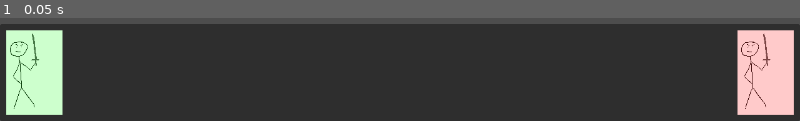
Above: before the commit, frame 1.
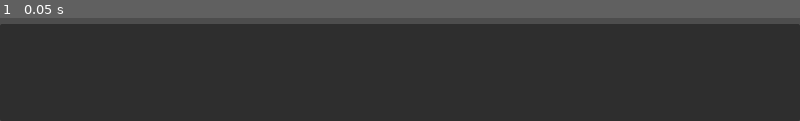
Above: after the commit, the same moment.

Repository: SlipperyScope/en-carde
Game: Godot game, scene res://main.tscn
The game is run twice, just before and just after one commit, with the same random seed, the same clock (stepped at 60 frames per second) and the same inputs.
Inputs:
- Up to frame 1 (0.05 s): no input

The runs differ from the first frame. In frame 1, 12% of the frame differs, in the area x 0-100%, y 11-95%.
Error before the commit: Out of bounds get index '0' (on base: 'Array[Finger]') (res://UI/bleh/bench.gd:42)
Error after the commit: Out of bounds get index '0' (on base: 'Array[Finger]') (res://UI/bleh/bench.gd:44)

Commit message:
they can do the ol' back n forth

Diff:
--- a/Andrew/main_andrew.gd
+++ b/Andrew/main_andrew.gd
@@ -4,8 +4,8 @@
 var _has_discarded:bool = false
 var _controller:ServerTwoPointOh = null
 var _pendingPlayCardID:String = "xxx"
-
 var _cardIDs:Array[String] = []
+var _playIsAllowed:bool = false
 
 func _ready() -> void:
 	# Wire Server
@@ -15,17 +15,9 @@
 	%server_two_point_oh.test_play_card_answer.connect(_on_test_play_card_answer)
 
 	# Wire UI
+	%bench.card_selected.connect(_on_card_selected)
 	%bench.card_drawn.connect(_on_card_drawn)
 	%bench.card_activated.connect(_on_card_activated)
-
-	# Update UI
-	#%bench.SetDrawCount(main_deck.size())
-	#print(player1_hand.size())
-	#for i in range(Global.CARDS_IN_HAND):
-	#	if i < player1_hand.size():
-	#		%bench.SetCardAt(i, player1_hand.cards[i])
-	#	else:
-	#		%bench.SetCardAt(i, null)
 
 func _on_game_started(controller:ServerTwoPointOh) -> void:
 	_controller = controller
@@ -35,6 +27,9 @@
 	_cardIDs.append(id)
 	%bench.AddCardToHand(_controller.carddb[id])
 
+func _on_card_selected(index:int) -> void:
+	_controller.test_play_card.rpc_id(1, multiplayer.get_unique_id(), _pendingPlayCardID)
+
 func _on_hand_ready() -> void:
 	pass
 
@@ -42,12 +37,14 @@
 	pass
 
 func _on_card_activated(index:int) -> void:
-	_pendingPlayCardID = _cardIDs[index]
-	_controller.test_play_card.rpc_id(1, multiplayer.get_unique_id(), _pendingPlayCardID)
+	_controller.play_card.rpc_id(1, multiplayer.get_unique_id(), _cardIDs[index])
+	_on_test_play_card_answer(false)
 
 func _on_test_play_card_answer(canPlay: bool) -> void:
+	_playIsAllowed = canPlay
+	%bench.AllowPlay(canPlay)
 	if canPlay:
+		pass
 		# Animate card
-		_controller.play_card.rpc_id(1, multiplayer.get_unique_id(), _pendingPlayCardID)
 	else:
 		pass # wiggle card or something idk
--- a/Andrew/server_two_point_oh.gd
+++ b/Andrew/server_two_point_oh.gd
@@ -49,7 +49,7 @@
 	game_state.deck.shuffle()
 
 	for p in game_state.players:
-		p.cards = game_state.deck.take_from(2).map(func ids(c): return c.id)
+		p.cards = game_state.deck.take_from(6).map(func ids(c): return c.id)
 		set_hand.rpc_id(p.id, p.cards)
 
 func deal(count: int):
--- a/UI/bleh/bench.gd
+++ b/UI/bleh/bench.gd
@@ -2,10 +2,12 @@
 
 var _fingerScene:PackedScene = preload("res://UI/bleh/finger.tscn")
 
+signal card_selected(index:int)
 signal card_activated(index:int)
 signal card_drawn()
 
 var _fingers:Array[Finger] = []
+var _canPlay:bool = false
 
 func _ready() -> void:
 	%draw_pile_hit_area.mouse_entered.connect(_on_draw_pile_mouse_entered)
@@ -41,12 +43,17 @@
 func SetCardAt(index:int, data:CardData) -> void:
 	_fingers[index].ConfigureCard(data)
 
+func AllowPlay(canPlay:bool) ->void:
+	_canPlay = canPlay
+	for finger in _fingers:
+		finger.SetCanPlay(canPlay)
+
 # Clicked on card slot the frist time
 func _on_card_selected(index:int) -> void:
-	print("card selected")
 	for finger in _fingers:
 		if finger.index == index:
 			finger.Select()
+			card_selected.emit(index)
 		else:
 			finger.Deselect()
 
@@ -65,7 +72,6 @@
 func _on_draw_pile_gui_input(event: InputEvent) -> void:
 	if event is InputEventMouseButton and event.pressed and event.button_index == MOUSE_BUTTON_LEFT:
 		card_drawn.emit()
-		print("draw pile clicked")
 
 # discard pile signals
 
--- a/UI/bleh/bench.tscn
+++ b/UI/bleh/bench.tscn
@@ -27,6 +27,7 @@
 size_flags_vertical = 8
 
 [node name="DrawPile" type="MarginContainer" parent="MarginContainer/HBoxContainer" unique_id=1072785306]
+visible = false
 layout_mode = 2
 
 [node name="HBoxContainer" type="HBoxContainer" parent="MarginContainer/HBoxContainer/DrawPile" unique_id=383142095]
@@ -65,6 +66,7 @@
 color = Color(1, 1, 1, 0)
 
 [node name="DiscardPile" type="MarginContainer" parent="MarginContainer/HBoxContainer" unique_id=460535061]
+visible = false
 layout_mode = 2
 
 [node name="HBoxContainer" type="HBoxContainer" parent="MarginContainer/HBoxContainer/DiscardPile" unique_id=1831473753]
--- a/UI/bleh/finger.gd
+++ b/UI/bleh/finger.gd
@@ -7,6 +7,7 @@
 var is_selected:bool = false
 var index:int = -1
 var cardID:String = "xxx"
+var _canPlay:bool = false
 
 func _ready() -> void:
 	gui_input.connect(_on_gui_input)
@@ -21,10 +22,20 @@
 func Select() -> void:
 	is_selected = true
 	%spacer.custom_minimum_size = Vector2(0, Global.SELECTED_CARD_OFFSET)
+	SetCanPlay(_canPlay)
 
 func Deselect() -> void:
 	is_selected = false
 	%spacer.custom_minimum_size = Vector2(0, 0)
+	mouse_default_cursor_shape = Control.CURSOR_POINTING_HAND
+
+func SetCanPlay(canPlay:bool) -> void:
+	_canPlay = canPlay
+	if is_selected:
+		if _canPlay:
+			mouse_default_cursor_shape = Control.CURSOR_POINTING_HAND
+		else:
+			mouse_default_cursor_shape = Control.CURSOR_FORBIDDEN
 
 func ConfigureCard(data:CardData) -> void:
 	%bench_card.ConfigureCard(data)
--- a/UI/bleh/finger.tscn
+++ b/UI/bleh/finger.tscn
@@ -13,7 +13,7 @@
 anchor_bottom = 1.0
 grow_horizontal = 2
 grow_vertical = 2
-mouse_default_cursor_shape = 3
+mouse_default_cursor_shape = 2
 theme_override_styles/panel = SubResource("StyleBoxEmpty_cxwou")
 script = ExtResource("1_liojr")
 
@@ -32,6 +32,7 @@
 layout_mode = 2
 size_flags_horizontal = 4
 size_flags_vertical = 4
+mouse_default_cursor_shape = 0
 
 [node name="spacer" type="ColorRect" parent="VBoxContainer" unique_id=1959385935]
 unique_name_in_owner = true
